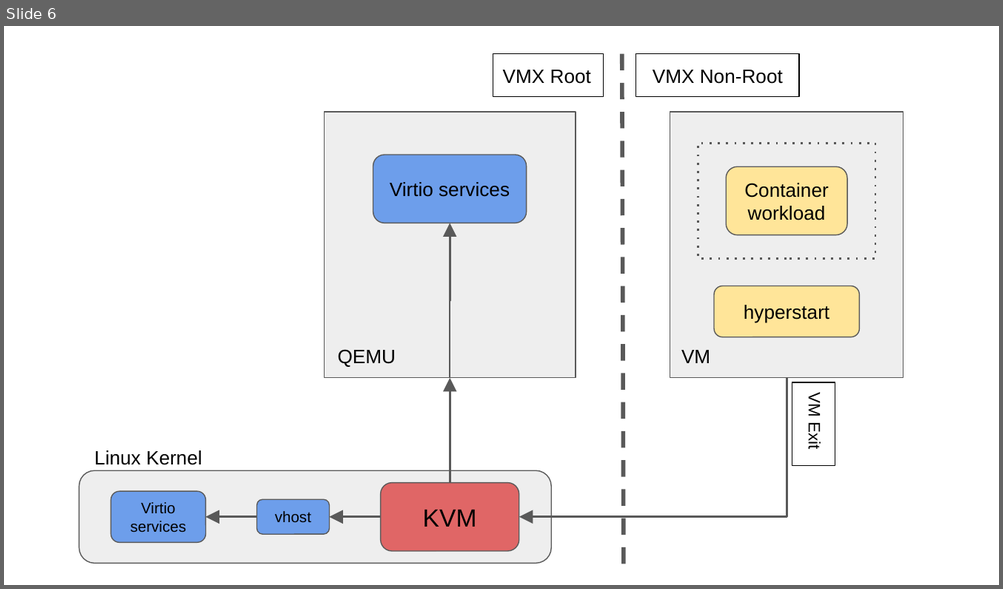
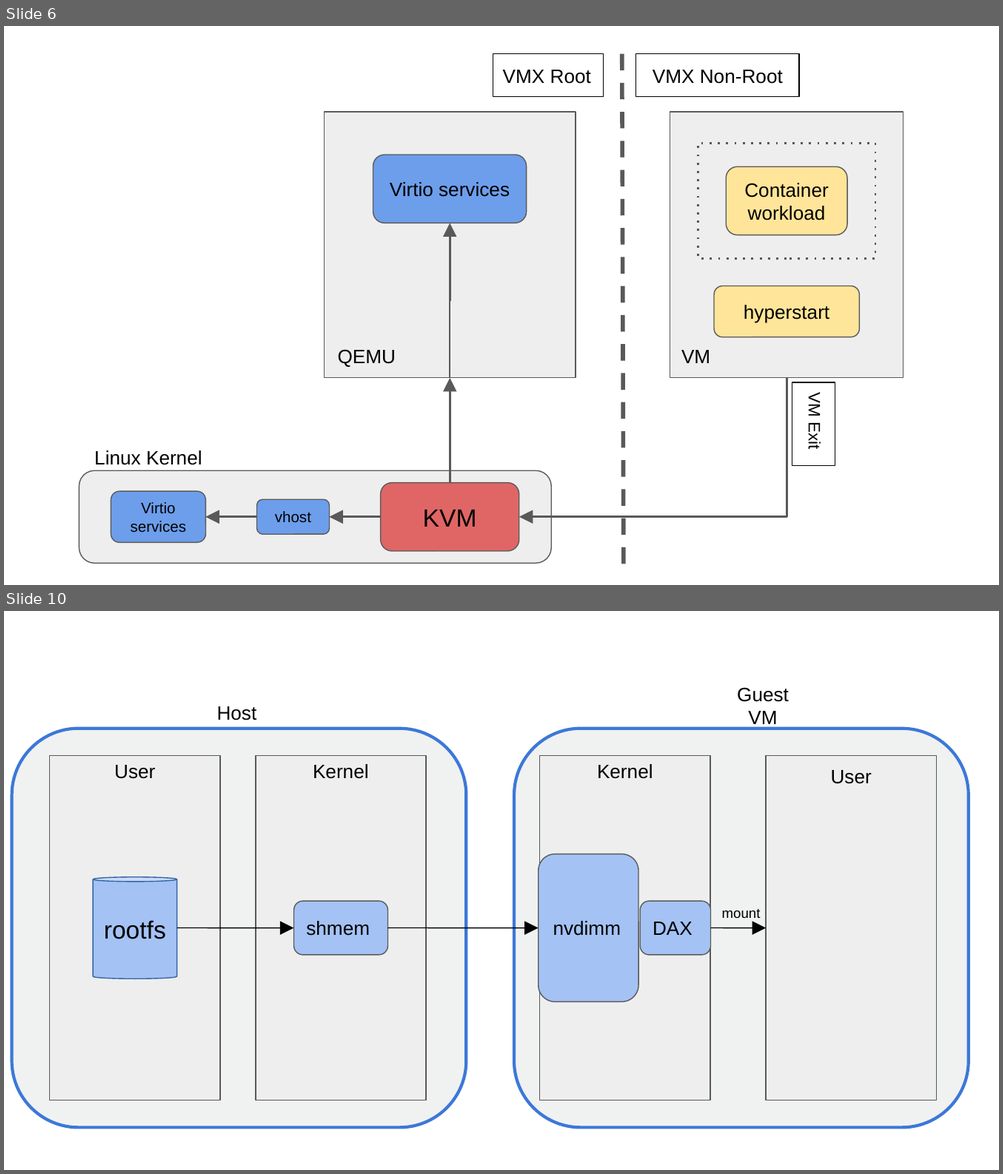
Before and after one commit to intel/cc-oci-runtime, a slide deck: documentation/architecture-diagrams.odp. Shown one above the other, each under a label of ours: slide 6 before the commit, slides 6 and 10 after it; the slides between them are not shown. The pictures are 1003x589 and 1003x1174 pixels, drawn with LibreOffice and Linux fonts; fonts in the diff are those of the drawing. Boxes give left, top, right and bottom in pixels: in the first picture for what was removed or moved away, otherwise in the second. Text is boxed around its words. In the diff, an @@ line names an element or a change of style, - is before the commit and + after.

```diff
--- a/documentation/architecture-diagrams.odp
+++ b/documentation/architecture-diagrams.odp
@@ slide 10 added at [4, 611, 999, 1170], background #FFFFFF @@
@@ text added at [737, 687, 788, 729], 14 pt, text #000000 @@
+Guest
+VM
@@ text added at [217, 706, 257, 721], 14 pt, text #000000 @@
+Host
@@ rounded rectangle added at [12, 729, 466, 1128], fill #F0F1F1, outline #3C78D8 2.24 pt @@
@@ rounded rectangle added at [514, 729, 969, 1128], fill #F0F1F1, outline #3C78D8 2.24 pt @@
@@ rectangle added at [50, 756, 220, 1100], fill #EEEEEE, outline #595959 0.74 pt @@
@@ text added at [114, 765, 155, 779], 14 pt, text #000000 @@
+User
@@ rectangle added at [256, 756, 426, 1100], fill #EEEEEE, outline #595959 0.74 pt @@
@@ text added at [313, 764, 369, 779], 14 pt, text #000000 @@
+Kernel
@@ rectangle added at [540, 756, 710, 1100], fill #EEEEEE, outline #595959 0.74 pt @@
@@ text added at [597, 764, 653, 779], 14 pt, text #000000 @@
+Kernel
@@ rectangle added at [766, 756, 936, 1100], fill #EEEEEE, outline #595959 0.74 pt @@
@@ text added at [831, 770, 871, 784], 14 pt, text #000000 @@
+User
@@ rounded rectangle added at [538, 854, 638, 1003], fill #A4C2F4, outline #595959 0.74 pt, 14 pt, text #000000 @@
+nvdimm
@@ cylinder added at [93, 877, 176, 979], fill #A4C2F4, outline #3465A4 0.74 pt, 18 pt, text #000000 @@
+rootfs
@@ rounded rectangle added at [293, 901, 387, 955], fill #A4C2F4, outline #595959 0.74 pt, 14 pt, text #000000 @@
+shmem
@@ rounded rectangle added at [640, 901, 710, 955], fill #A4C2F4, outline #595959 0.74 pt, 14 pt, text #000000 @@
+DAX
@@ text added at [722, 909, 760, 922], 10 pt, text #000000 @@
+mount
@@ arrow added from (177, 928) to (293, 928), #000000 0.74 pt @@
@@ arrow added from (388, 928) to (538, 928), #000000 0.74 pt @@
@@ arrow added from (710, 928) to (766, 928), #000000 0.74 pt @@
```
Also in this commit, not shown: 5 slides changed, 1 other slide added, 2 other files.
